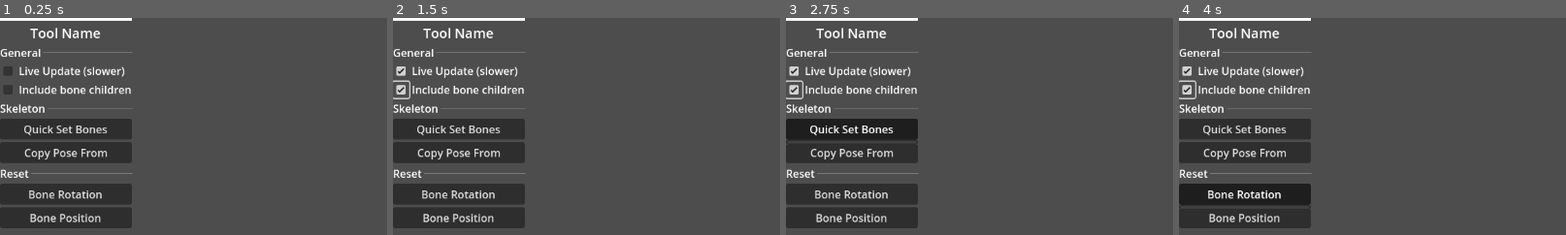
Above: before the commit, frames 1-4 (left to right).
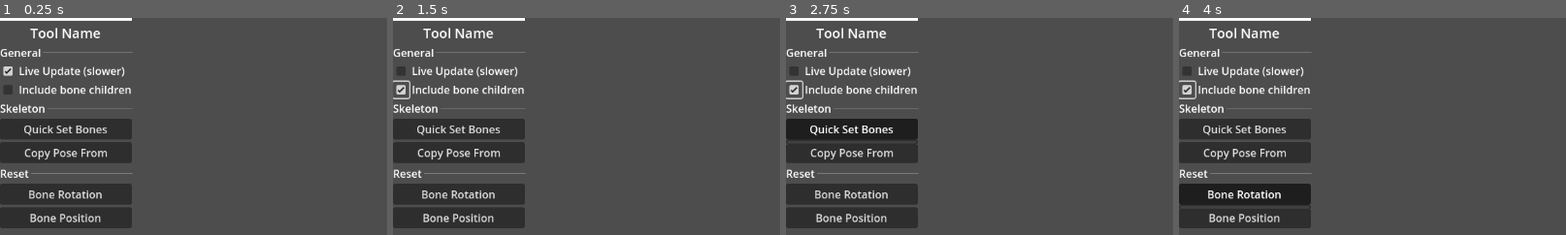
Above: after the commit, the same moments.

Repository: Variable-Interactive/Skeletor
Game: Godot game, scene res://src/Extensions/Skeletor/Tool/skeleton_tool.tscn
The game is run twice, just before and just after one commit, with the same random seed, the same clock (stepped at 60 frames per second) and the same inputs. This scene is started directly instead of the project's main scene.
Inputs (mouse positions are % of the whole screen's width and height, from its top left):
- Up to frame 1 (0.25 s): no input
- Up to frame 2 (1.5 s): click (1, 12) at 0.5 s; click (1, 17) at 1.25 s
- Up to frame 3 (2.75 s): click "Quick Set Bones" at 2 s
- Up to frame 4 (4 s): click "Copy Pose From" at 2.75 s; click "Bone Rotation" at 3.5 s
The pictures show only the part of the screen within x 0-50%, y 0-50%; the shares and areas given below are measured in that part.

The runs differ from the first frame. In frame 1, 0.1% of the frame differs, in the area x 0-4%, y 22-27%; in frame 2, 0.1%; in frame 3, 0.1%; in frame 4, 0.1%.
Error before the commit: Invalid access to property or key 'kname' on a base object of type 'Nil'. (res://src/Extensions/Skeletor/Tool/skeleton_tool.gd:47)
Error after the commit: Invalid access to property or key 'kname' on a base object of type 'Nil'. (res://src/Extensions/Skeletor/Tool/skeleton_tool.gd:48)

Commit message:
Dramatically improve speed

Diff:
--- a/src/Extensions/Skeletor/Preview/skeleton_manager.gd
+++ b/src/Extensions/Skeletor/Preview/skeleton_manager.gd
@@ -361,7 +361,7 @@
 # Manages connections of signals that have to be re-determined everytime project switches
 func manage_project_changed(should_connect := false) -> void:
 	var project = api.project.current_project
-	var undo_redo: UndoRedo = project.undo_redo
+	#var undo_redo: UndoRedo = project.undo_redo  ## TODO: uncomment for Pixelorama v1.1
 	if should_connect:
 		## Add stuff which connects on project changed
 		clean_data()
@@ -407,7 +407,7 @@
 	if current_frame_data.is_empty():
 		queue_generate = true
 	update_frame_data()
-	if !pose_layer:  ## Do nothing more if pose layer doesn't exist
+	if !is_sane(api.project.current_project):  ## Do nothing more if pose layer doesn't exist
 		return
 	manage_layer_visibility()
 
@@ -528,27 +528,28 @@
 
 
 func _apply_bone(gen, bone_name: String, cel_image: Image) -> void:
+	var used_region := cel_image.get_used_rect()
 	var bone_info: Dictionary = current_frame_data.get(bone_name, {})
-	var offset_amount: Vector2i = bone_info.get("start_point", Vector2i.ZERO)
-	var pivot := Vector2i(bone_info.get("gizmo_origin", Vector2.ZERO))
-	if bone_info.get("bone_rotation", 0) == 0 and offset_amount == Vector2i.ZERO:
-		return
-
-	var used_region := cel_image.get_used_rect()
+	var start_point: Vector2i = bone_info.get("start_point", Vector2i.ZERO)
+	var gizmo_origin := Vector2i(bone_info.get("gizmo_origin", Vector2.ZERO))
+	var angle: float = bone_info.get("bone_rotation", 0)
+	if bone_info.get("bone_rotation", 0) == 0 and start_point == Vector2i.ZERO:
+		return
 	if used_region.size == Vector2i.ZERO:
 		return
-	var used_region_with_p := used_region.merge(Rect2i(pivot, Vector2i.ONE))
-	var image_to_rotate = cel_image.get_region(used_region)
-	## Imprint on a square for rotation (We are doing this so that the image doesn't get clipped as)
-	## a result of rotation.
-	var diagonal_length := ceili((used_region_with_p.size).length() * 2)
+
+	## Imprint on a square for rotation
+	## (We are doing this so that the image doesn't get clipped as a result of rotation.)
+	var diagonal_length := maxi(used_region.size.x, used_region.size.y)
 	if diagonal_length % 2 == 0:
 		diagonal_length += 1
-	var square_image = Image.create_empty(diagonal_length, diagonal_length, false, Image.FORMAT_RGBA8)
-	var s_offset: Vector2i = (Vector2(square_image.get_size()) / 2).ceil() + Vector2(used_region.position) - Vector2(pivot)
-	square_image.blit_rect(image_to_rotate, Rect2i(Vector2i.ZERO, image_to_rotate.get_size()), s_offset)
-	var added_rect = square_image.get_used_rect()
-
+	var s_offset: Vector2i = (
+		0.5 * (Vector2i(diagonal_length, diagonal_length)
+		- used_region.size)
+	).floor()
+	var square_image = cel_image.get_region(
+		Rect2i(used_region.position - s_offset, Vector2i(diagonal_length, diagonal_length))
+	)
 	## Apply Rotation To this Image
 	if bone_info.get("bone_rotation", 0) != 0:
 		var transformation_matrix := Transform2D(bone_info.get("bone_rotation", 0), Vector2.ZERO)
@@ -565,14 +566,22 @@
 			rotate_params, square_image.get_size()
 		)
 	cel_image.fill(Color(0, 0, 0, 0))
+	var pivot: Vector2i = gizmo_origin
+	var bone_start_global: Vector2i = gizmo_origin + start_point
+	var square_image_start: Vector2i = used_region.position - s_offset
+	var global_square_centre: Vector2 = square_image_start + (square_image.get_size() / 2)
+	var global_rotated_new_centre = (
+		(global_square_centre - Vector2(pivot)).rotated(angle)
+		+ Vector2(bone_start_global)
+	)
+	var new_start: Vector2i = (
+		square_image_start
+		+ Vector2i((global_rotated_new_centre - global_square_centre).floor())
+	)
 	cel_image.blit_rect(
 		square_image,
-		square_image.get_used_rect(),
-		(
-			used_region.position
-			+ (square_image.get_used_rect().position - added_rect.position)
-			+ offset_amount
-		)
+		Rect2i(Vector2.ZERO, square_image.get_size()),
+		Vector2i(new_start)
 	)
 
 
@@ -632,7 +641,6 @@
 		layer.set_meta("SkeletorPoseLayer", true)
 		if pose_layer.visibility_changed.is_connected(generate_pose):
 			pose_layer.visibility_changed.disconnect(generate_pose)
-			#manage_layer_visibility()  # TODO see this later
 
 
 func find_pose_layer(project) -> RefCounted:
--- a/src/Extensions/Skeletor/Tool/skeleton_tool.gd
+++ b/src/Extensions/Skeletor/Tool/skeleton_tool.gd
@@ -1,18 +1,19 @@
 extends VBoxContainer
 
 enum {NONE, DISPLACE, ROTATE, SCALE}  ## same as the one in SkeletonGizmo class
-const MAX_GENERATION_FREQ = 5
+## every draw_move there is (value)% posibility of pose generation
+const MAX_GENERATION_FREQ_PERCENT = 70
 var api: Node
 var tool_slot
 var kname: String
 var cursor_text := ""
 var skeleton_preview: Node2D
 var is_transforming := false
-var generation_threshold: float = 5
+var generation_threshold: float = 20
 var live_thread := Thread.new()
 
+var _live_update := true
 var _include_children := false
-var _live_update := false
 var _generation_count: float = 0
 var _interval_count: int = 0
 var _displace_offset := Vector2.ZERO
@@ -138,14 +139,15 @@
 	if _live_update:
 		# A Smart system to optimize generation frequency
 		if _interval_count >= 10:
-			if (_generation_count) < MAX_GENERATION_FREQ:
+			var max_updates_allowed = float(MAX_GENERATION_FREQ_PERCENT) / 10
+			if (_generation_count) < max_updates_allowed:
 				# Low generation counts detected, likely because user doesn't care about
 				# small movements. Assist by decreasing the frequency further
-				generation_threshold -= 0.5 * (_generation_count - MAX_GENERATION_FREQ)
+				generation_threshold -= 0.5 * (_generation_count - max_updates_allowed)
 			else:
 				# High generation counts detected, likely because user cares about
 				# small movements. Assist by increasing the frequency further
-				generation_threshold += 0.5 * (MAX_GENERATION_FREQ - _generation_count)
+				generation_threshold += 0.5 * (max_updates_allowed - _generation_count)
 			generation_threshold = clampf(generation_threshold, 1, 20)
 			_generation_count = 0
 			_interval_count = 0
--- a/src/Extensions/Skeletor/Tool/skeleton_tool.tscn
+++ b/src/Extensions/Skeletor/Tool/skeleton_tool.tscn
@@ -39,6 +39,7 @@
 as the bone is modified
 
 (Disabled) The update only happens at the end of modification."
+button_pressed = true
 
 [node name="Label" type="Label" parent="GridContainer"]
 layout_mode = 2
